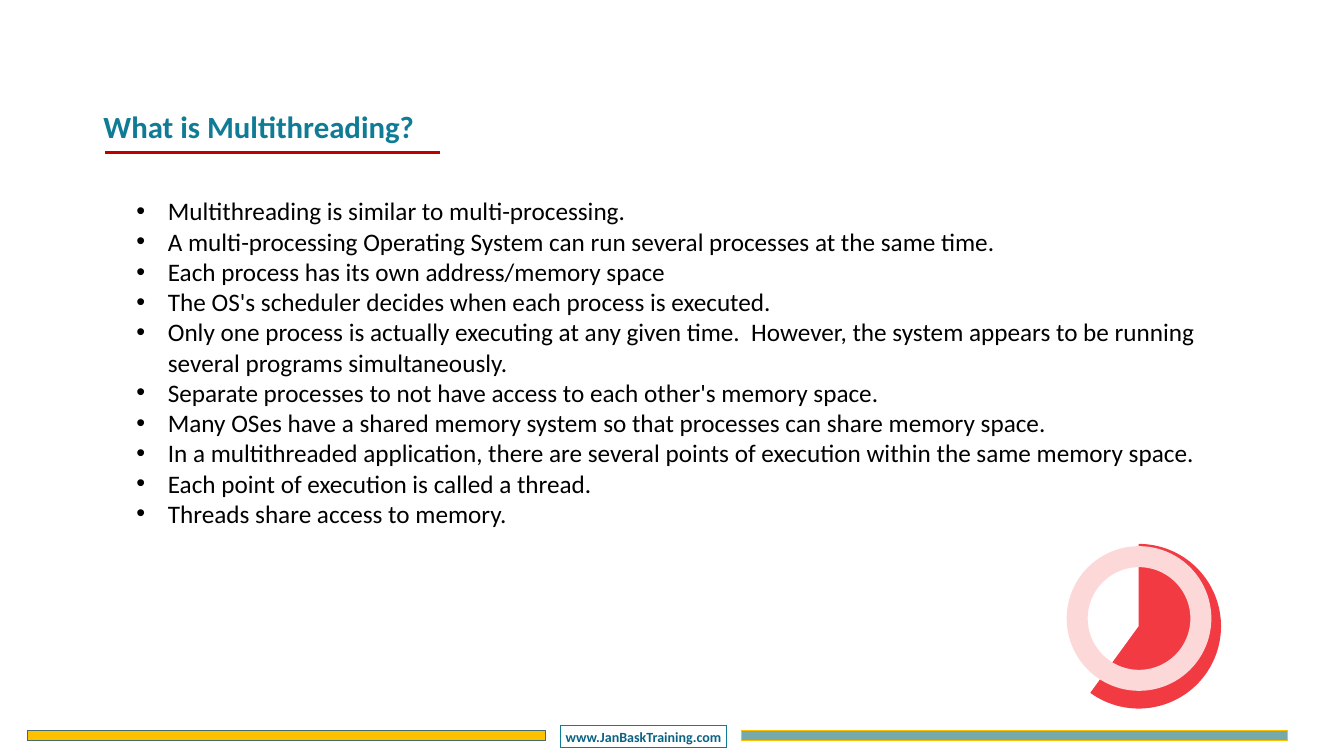
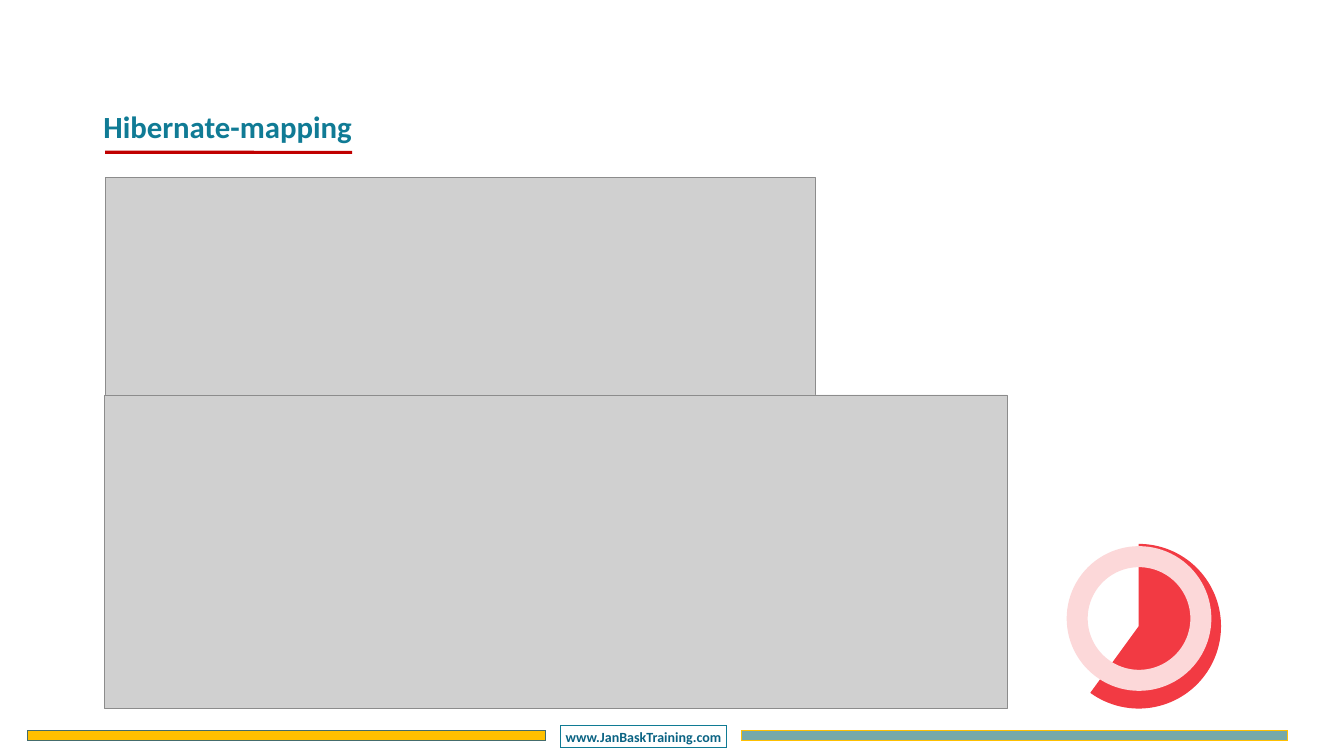
Before and after one commit to CompleteJavaTraining/J2EE, a slide deck: slide 15 of slides/HIBERNATE/HIBERNATE - Chapter2.pptx (slide 18 before the commit). Drawn at 1344x756 pixels with LibreOffice and Linux fonts; fonts in the diff are those of the drawing; grey boxes stand for pictures; background and template pictures are left out. Boxes give left, top, right and bottom in pixels: in the first picture for what was removed or moved away, otherwise in the second. Text is boxed around its words. In the diff, an @@ line names an element or a change of style, - is before the commit and + after.

Commit message:
finished chapter 4 for Hibernate

```diff
--- a/slides/HIBERNATE/HIBERNATE - Chapter2.pptx
+++ b/slides/HIBERNATE/HIBERNATE - Chapter2.pptx
@@ text at (103, 116, 351, 144): text changed @@
-What is Multithreading?
+Hibernate-mapping
@@ line moved from (105, 152) - (440, 152) to (105, 152) - (352, 152) @@
@@ picture added at (105, 177, 815, 395) @@
@@ text removed at (168, 202, 1194, 527) @@
-• Multithreading is similar to multi-processing.
-• A multi-processing Operating System can run several processes at the same time.
-• Each process has its own address/memory space
-• The OS's scheduler decides when each process is executed.
-• Only one process is actually executing at any given time. However, the system appears to be running several programs simultaneously.
-• Separate processes to not have access to each other's memory space.
-• Many OSes have a shared memory system so that processes can share memory space.
-• In a multithreaded application, there are several points of execution within the same memory space.
-• Each point of execution is called a thread.
-• Threads share access to memory.
@@ picture added at (104, 395, 1007, 709) @@
```
Also in this commit, not shown: 5 other slides changed, 23 slides added, 33 slides removed, 2 other files.
